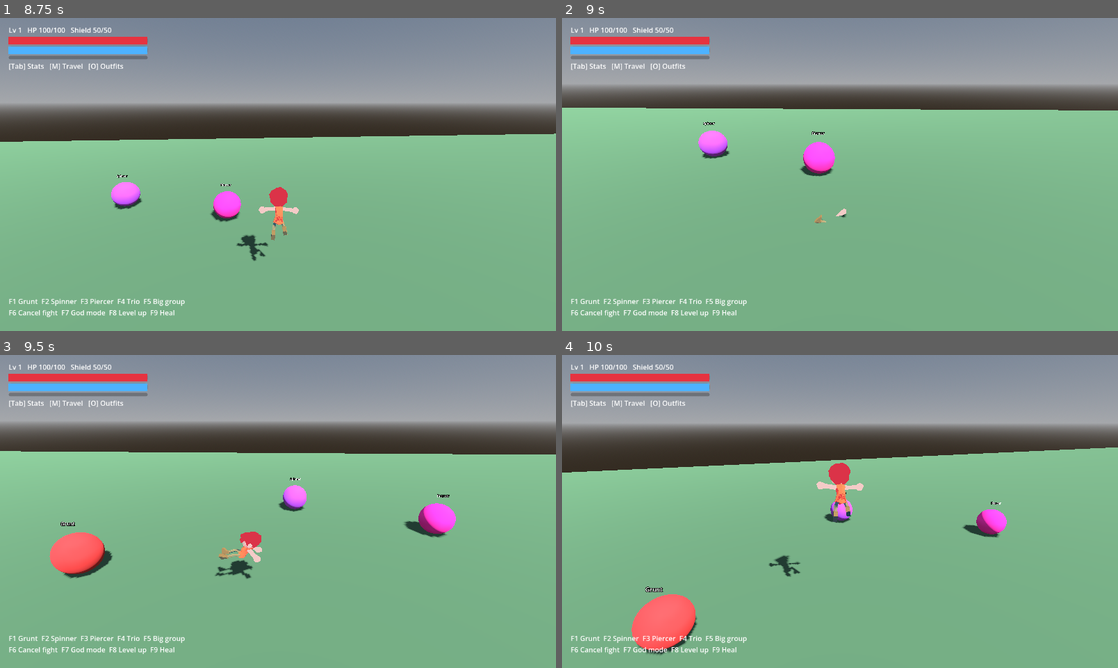
Above: before the commit, frames 1-4 (two rows, left to right).
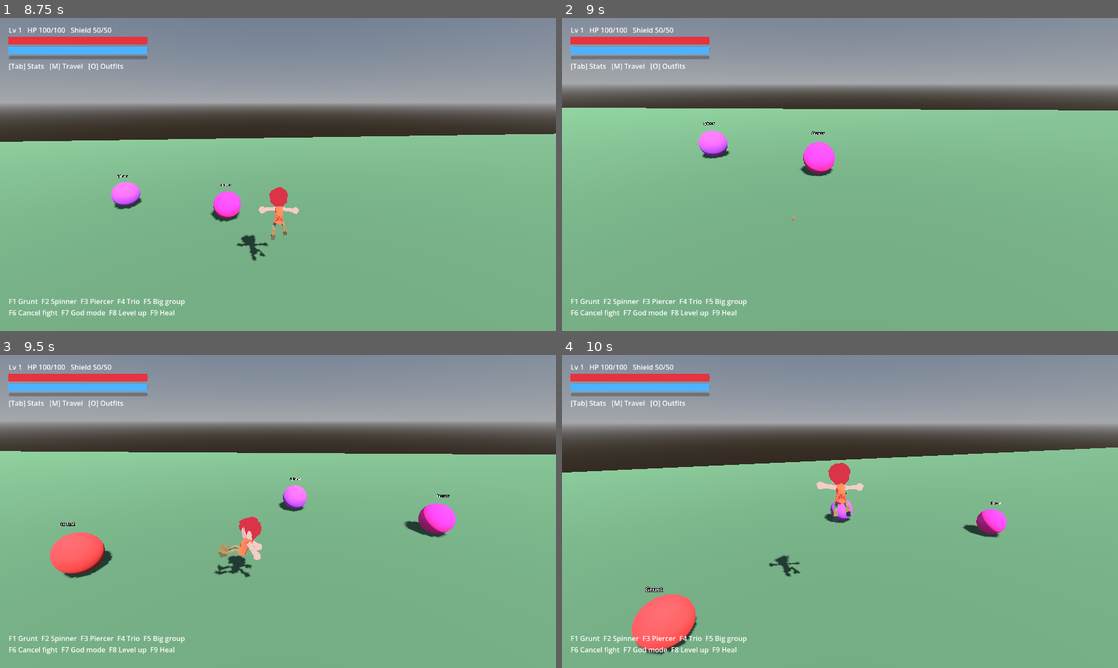
Above: after the commit, the same moments.

Repository: doggoanim/Krits
Game: Godot game, scene res://main.tscn
Two runs of this game, one before a commit and one after it. Both use one fixed random seed, a clock stepped at 60 frames per second and the inputs below.
Inputs (mouse positions are in pixels of both pictures, inside the frame that each line leads up to):
- Up to frame 1 (8.75 s): tap Enter at 0.5 s; move the mouse to (305, 174) at 0.52 s; hold Ctrl (crouch_pound) 0.53-1.28 s; hold W (move_forward) 0.53-5.78 s; tap Space (jump) at 0.77, 1.52, 3.02, 3.77, 4.52, 6.02, 6.77, 7.52 s; move the mouse to (250, 174) at 1.27 s; tap E (interact) every 2.25 s from 1.35 to 8.1 s; move the mouse to (289, 168) at 2.02 s; hold Shift (roll_dive) 2.03-2.78 s; move the mouse to (272, 180) at 2.77 s; tap Ctrl (crouch_pound) at 2.85, 7.35 s; move the mouse to (316, 177) at 3.52 s; move the mouse to (233, 171) at 4.27 s; tap Shift (roll_dive) at 4.35 s; move the mouse to (283, 174) at 5.02 s; hold Ctrl (crouch_pound) 5.03-5.78 s; move the mouse to (255, 168) at 5.77 s; hold D (move_right) 5.78-6.53 s; move the mouse to (305, 174) at 6.52 s; hold Shift (roll_dive) 6.53-7.28 s; hold W (move_forward) from 6.53 s (still down); move the mouse to (250, 174) at 7.27 s; move the mouse to (289, 168) at 8.02 s
- Up to frame 2 (9 s): move the mouse to (834, 180) at 8.77 s; release W (move_forward) at 8.78 s; hold A (move_left) from 8.78 s (still down); tap Shift (roll_dive) at 8.85 s
- Up to frame 3 (9.5 s): keep holding A (move_left); tap Space (jump) at 9.02 s
- Up to frame 4 (10 s): move the mouse to (878, 514) at 9.52 s; release A (move_left) at 9.53 s; hold W (move_forward) from 9.53 s (still down); hold Ctrl (crouch_pound) from 9.53 s (still down); tap Space (jump) at 9.77 s

Frame 1 is identical in both runs. In frame 2, less than 0.1% of the frame differs, in the area x 41-52%, y 60-66%; in frame 3, 0.7%, in the area x 38-48%, y 51-72%; in frame 4, nothing differs.

Commit message:
Fix reversed roll spin and roll pose being hidden by the crouch squash
Two bugs stacked on each other:

- Spin direction: the 180-degree MODEL_FACING_OFFSET turn (added to fix
  reversed-looking animations) also flips which way "forward tumble" reads
  on the model's own local X axis, so the roll spin needed the opposite sign
  from the old placeholder body's.
- Roll pose invisible: RollState calls set_crouching(true) to shrink the
  collision capsule while rolling, but Player.set_crouching also squashed
  the model's Y-scale by 0.65 as a side effect — a placeholder meant only
  for CrouchState, which has no real crouch animation. Flattening the model
  while also spinning it on top hid the real roll_loop pose entirely, so it
  just looked like a spinning idle blob.

Decoupled the two: Player.set_crouching() now only touches the collision
capsule; the visual squash is an explicit visual.set_crouch() call that only
CrouchState makes (on enter and, newly, on exit so it doesn't linger into
whatever state comes next). Roll keeps the small collision capsule without
the squash, so its own baked pose is what actually shows while it spins.

Co-Authored-By: Claude Sonnet 5 <noreply@anthropic.com>
Claude-Session: https://claude.ai/code/session_01TYpdm1jACUqsWG6yyTxbgm

Diff:
--- a/player/player.gd
+++ b/player/player.gd
@@ -193,12 +193,15 @@
 	machine.transition_to(&"Air")
 	return true
 
+## Collision only — shrinks the capsule to CROUCH_HEIGHT. Several states use
+## the smaller capsule for reasons that have nothing to do with the crouch
+## pose (Roll wants to duck under things while rolling, for instance), so the
+## visual squash is a separate, explicit call (visual.set_crouch) that only
+## CrouchState makes, rather than something this always drags along with it.
 func set_crouching(c: bool) -> void:
 	var h := CROUCH_HEIGHT if c else STAND_HEIGHT
 	_shape.height = h
 	_shape_node.position.y = h * 0.5
-	if visual:
-		visual.set_crouch(c)
 
 func can_stand() -> bool:
 	return not test_move(global_transform, Vector3.UP * (STAND_HEIGHT - CROUCH_HEIGHT))
--- a/player/player_visual.gd
+++ b/player/player_visual.gd
@@ -173,7 +173,10 @@
 			_rolling = false
 			_model.rotation.x = 0.0
 	if _rolling:
-		_model.rotation.x -= delta * ROLL_SPIN_SPEED
+		# Sign is flipped relative to the old placeholder body: the 180-degree
+		# MODEL_FACING_OFFSET turn also flips which way "forward tumble" reads
+		# on this node's local X axis.
+		_model.rotation.x += delta * ROLL_SPIN_SPEED
 	if _flash_t > 0.0:
 		_flash_t -= delta
 		var white := int(_flash_t * 30.0) % 2 == 0
--- a/player/states/crouch_state.gd
+++ b/player/states/crouch_state.gd
@@ -4,6 +4,10 @@
 func enter(_prev: StringName, _msg: Dictionary = {}) -> void:
 	player.set_crouching(true)
 	player.visual.play(PlayerVisual.ANIM_IDLE)   ## no dedicated crouch clip yet
+	player.visual.set_crouch(true)               ## so the squash placeholder is this state's alone
+
+func exit(_next: StringName) -> void:
+	player.visual.set_crouch(false)
 
 func physics_update(delta: float) -> void:
 	var p := player
